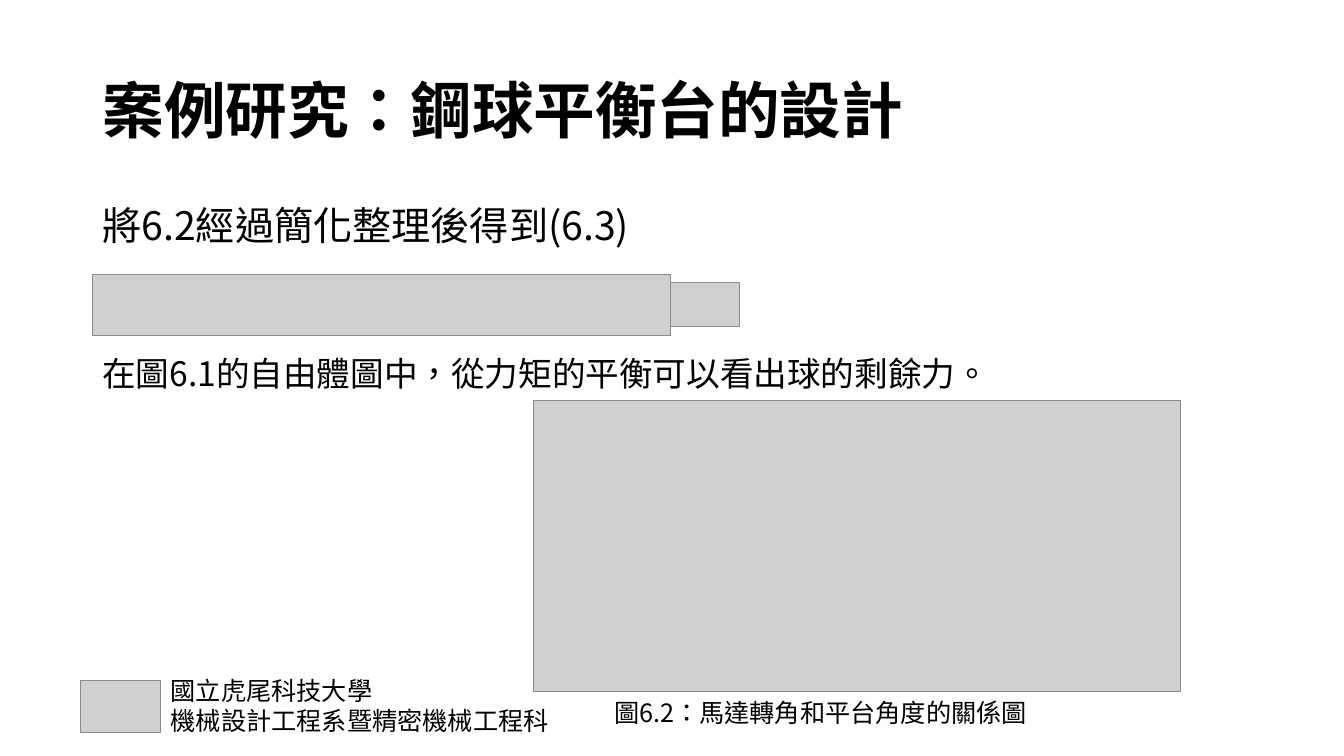
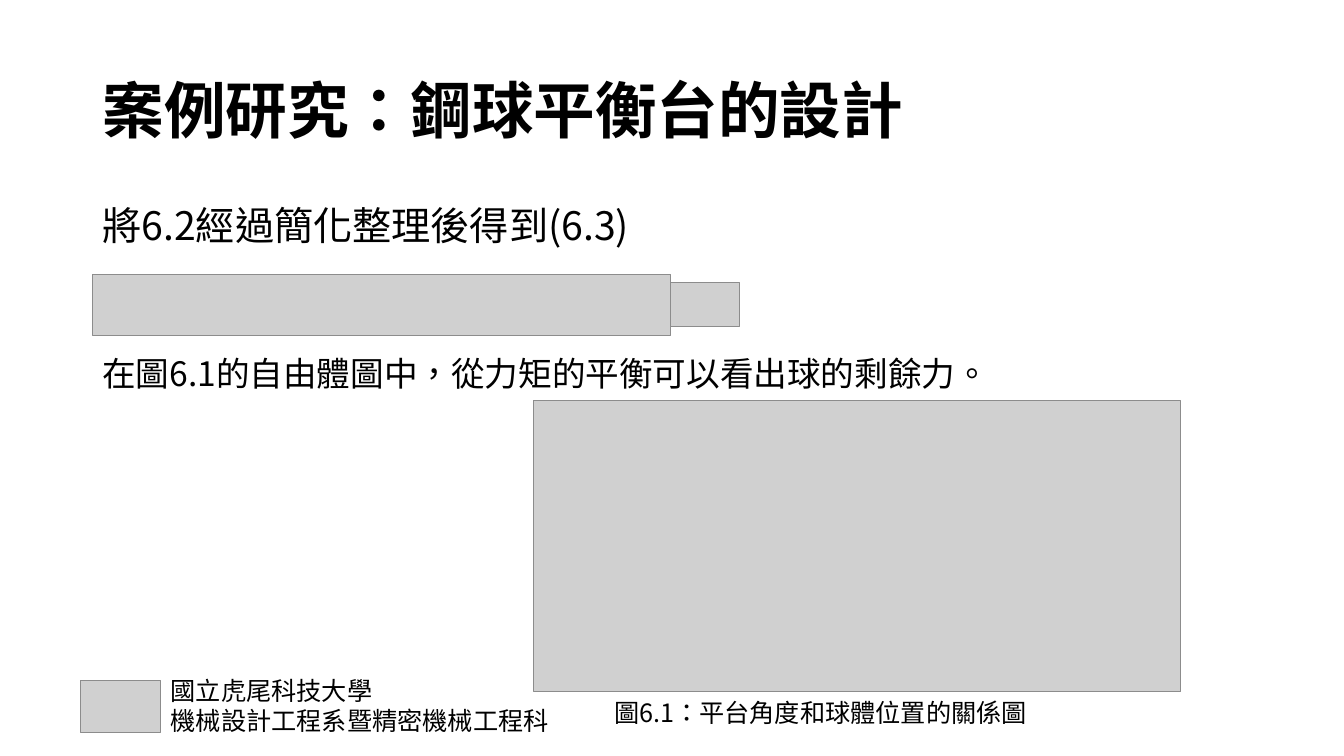
Before and after one commit to snowfall-killer/pj4101, a slide deck: slide 11 of PPT/專題報告PPT.pptx. Drawn at 1344x756 pixels with LibreOffice and Linux fonts; fonts in the diff are those of the drawing; grey boxes stand for pictures. Boxes give left, top, right and bottom in pixels: in the first picture for what was removed or moved away, otherwise in the second. Text is boxed around its words. In the diff, an @@ line names an element or a change of style, - is before the commit and + after.

```diff
--- a/PPT/專題報告PPT.pptx
+++ b/PPT/專題報告PPT.pptx
@@ text at [614, 700, 1027, 724]: text changed @@
-圖6.2：馬達轉角和平台角度的關係圖
+圖6.1：平台角度和球體位置的關係圖
```
Also in this commit, not shown: 1 other slide changed.
